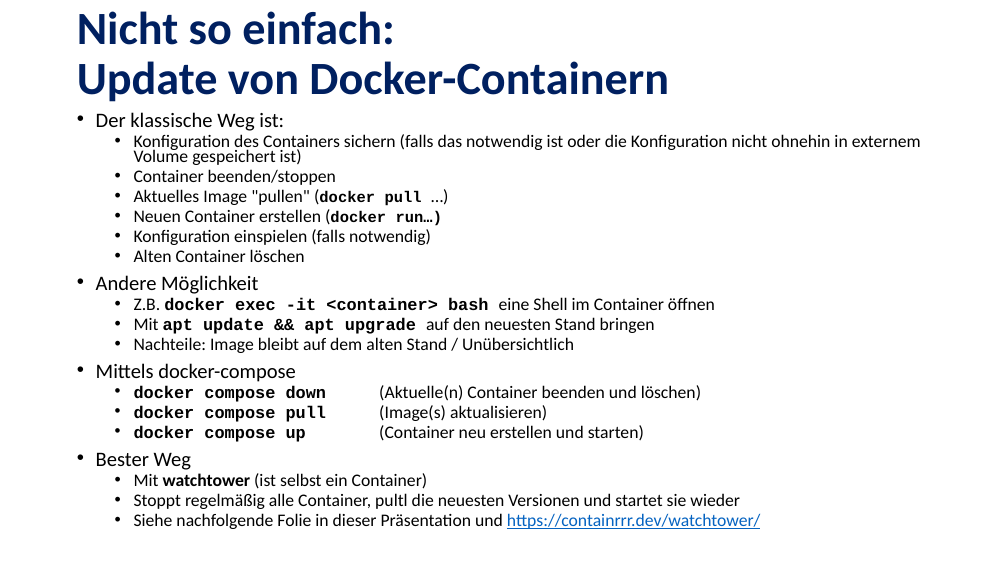
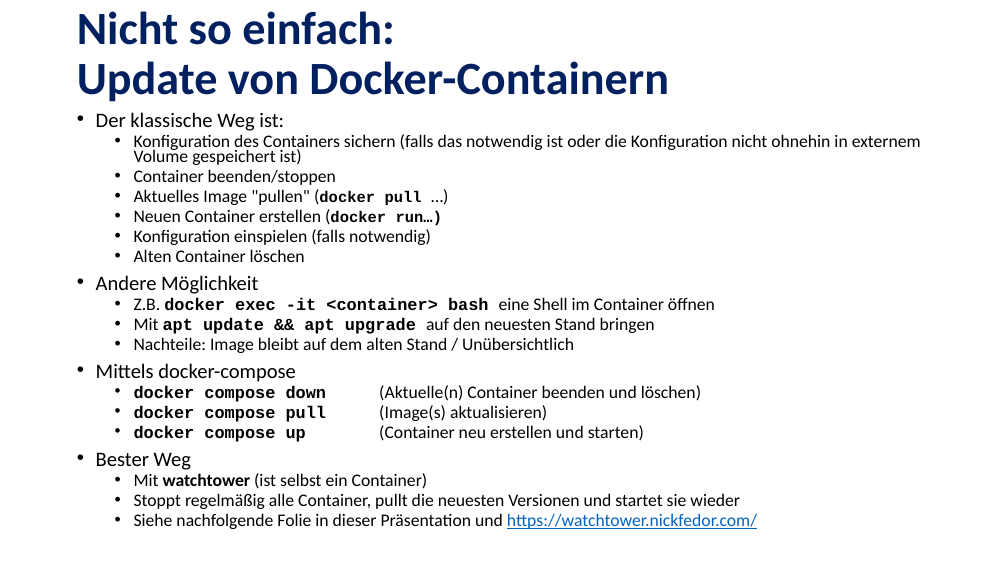
Before and after one commit to MickyRoth/Presentations, a slide deck: slide 36 of Docker.pptx. Drawn at 1008x567 pixels with LibreOffice and Linux fonts; fonts in the diff are those of the drawing; background and template pictures are left out. Boxes give left, top, right and bottom in pixels: in the first picture for what was removed or moved away, otherwise in the second. Text is boxed around its words. In the diff, an @@ line names an element or a change of style, - is before the commit and + after.

```diff
--- a/Docker.pptx
+++ b/Docker.pptx
@@ text at (134,493,757,529): text changed @@
-  • Stoppt regelmäßig alle Container, pultl die neuesten Versionen und startet sie wieder
-  • Siehe nachfolgende Folie in dieser Präsentation und https://containrrr.dev/watchtower/
+  • Stoppt regelmäßig alle Container, pullt die neuesten Versionen und startet sie wieder
+  • Siehe nachfolgende Folie in dieser Präsentation und https://watchtower.nickfedor.com/
```
Also in this commit, not shown: 1 other slide changed, 1 slide added, 3 other files.
